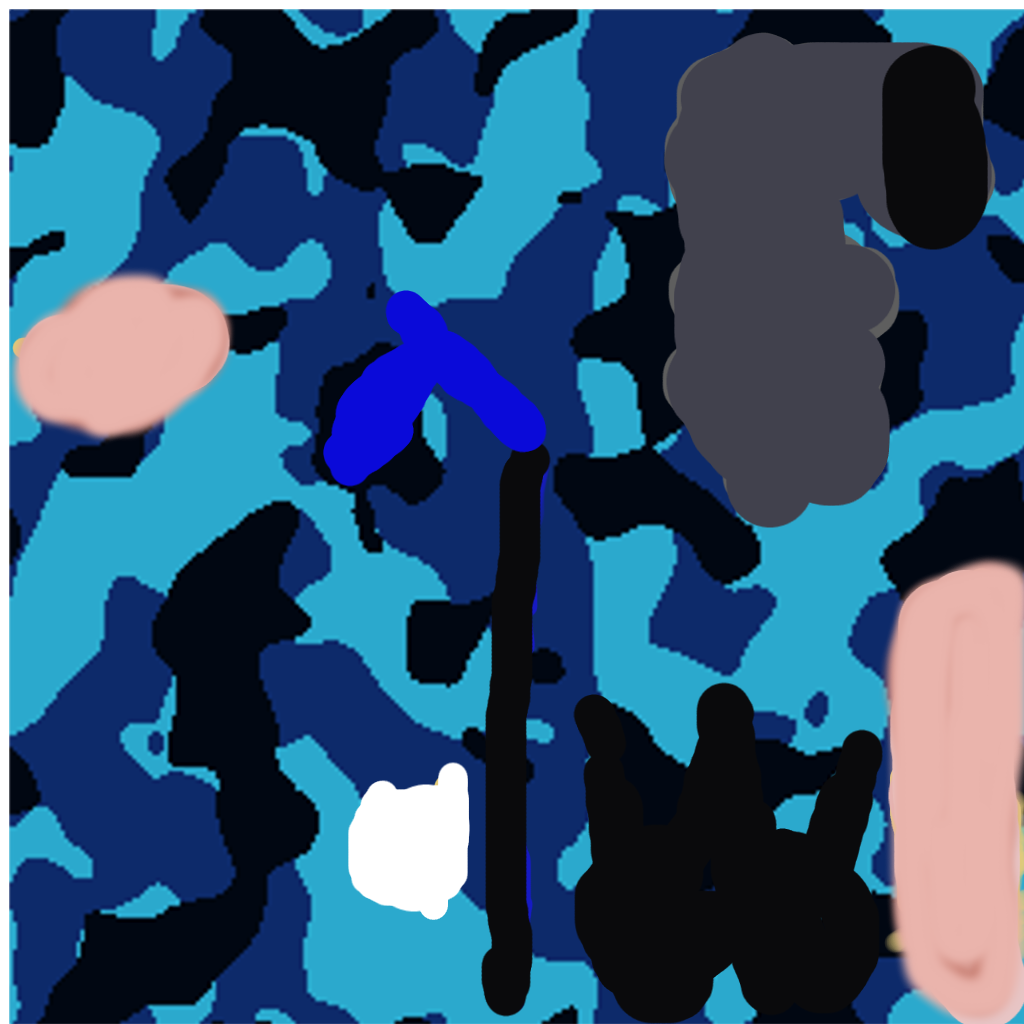
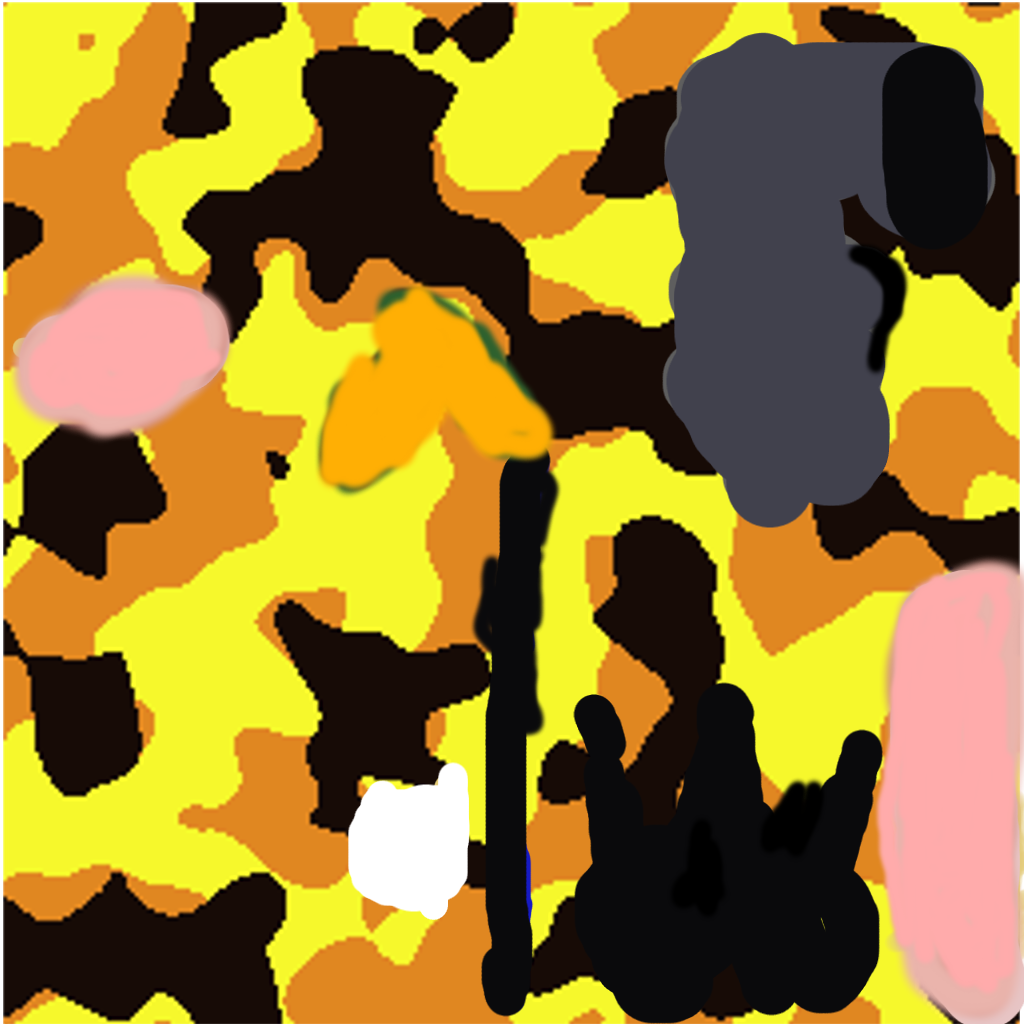
Layered file, before and after one edit (1024x1024). Changes by layer:
painted on "Layer" over 25, 241, 1019, 999
removed layer "Pasted Layer" over 9, 9, 1024, 1024
renamed "Pasted Layer #1" to "Pasted Layer #4", showed it, moved it below "Layer", painted on it over 3, 2, 1020, 1024
